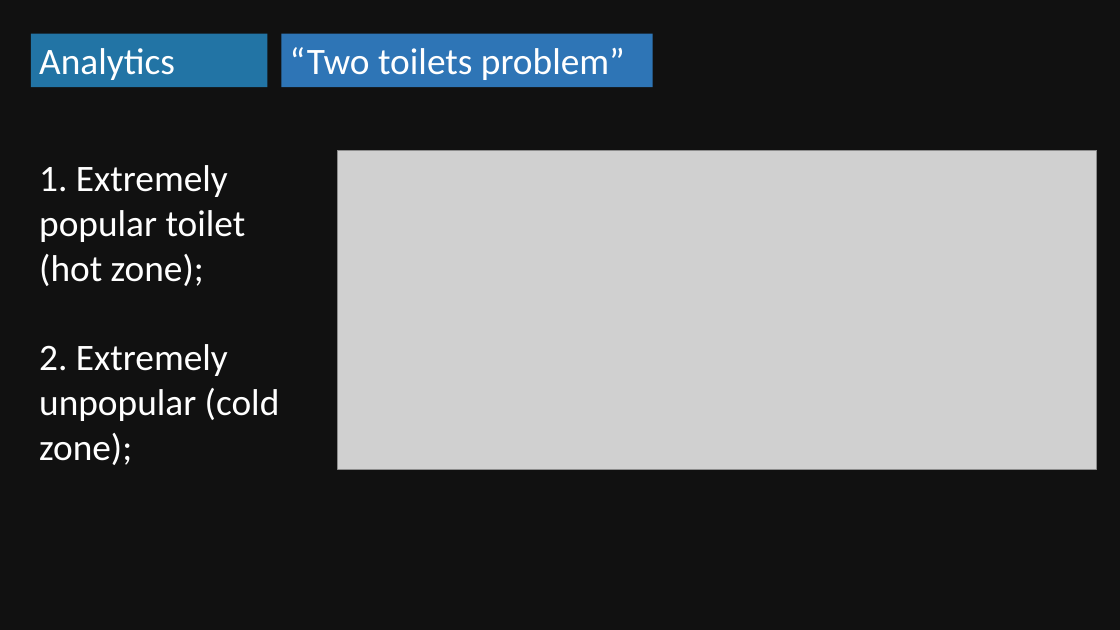
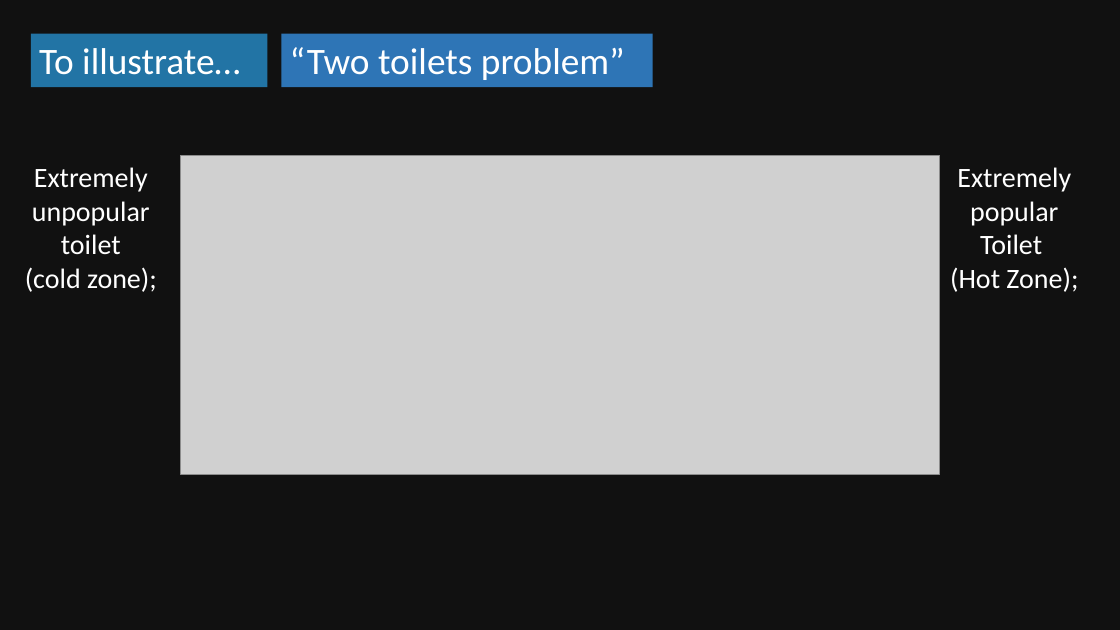
Before and after one commit to stainless-chief/h-izumo-navi, a slide deck: slide 3 of .presentation/analytics.pptx (slide 5 before the commit). Drawn at 1120x630 pixels with LibreOffice and Linux fonts; fonts in the diff are those of the drawing; grey boxes stand for pictures. Boxes give left, top, right and bottom in pixels: in the first picture for what was removed or moved away, otherwise in the second. Text is boxed around its words. In the diff, an @@ line names an element or a change of style, - is before the commit and + after.

Commit message:
presentation / update

```diff
--- a/.presentation/analytics.pptx
+++ b/.presentation/analytics.pptx
@@ text in rectangle at <box>39,48,240,75</box>: text changed @@
-Analytics
+To illustrate…
@@ text at <box>25,167,157,292</box>: text changed; size 32 to 24 pt @@
-1. Extremely popular toilet (hot zone);
-2. Extremely unpopular (cold zone);
+Extremely unpopular
+toilet
+(cold zone);
@@ picture: place and size @@
-picture at <box>338,150,1097,470</box>
+picture at <box>181,155,940,475</box>
@@ text added at <box>950,167,1078,292</box>, 24 pt, text #FFFFFF @@
+Extremely popular
+Toilet
+(Hot Zone);
```
Also in this commit, not shown: 4 other slides changed, 1 slide added, 1 slide removed.
